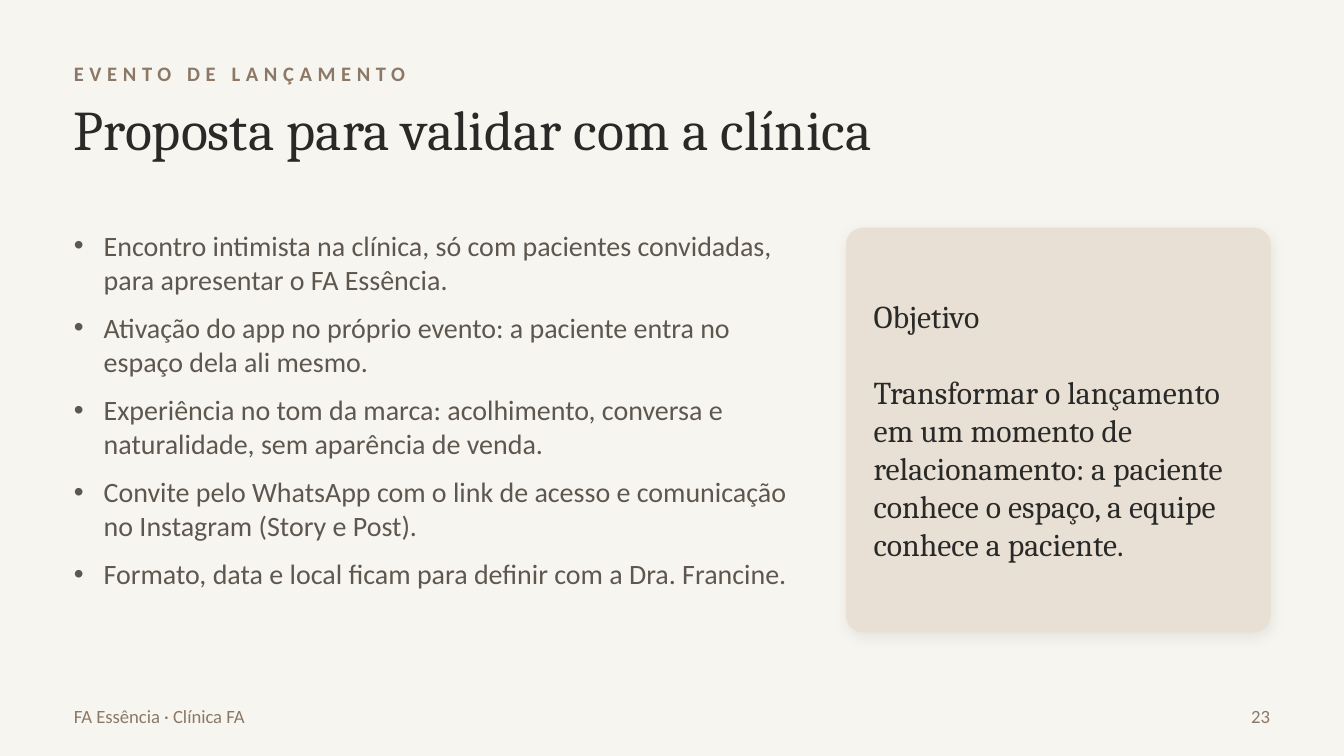
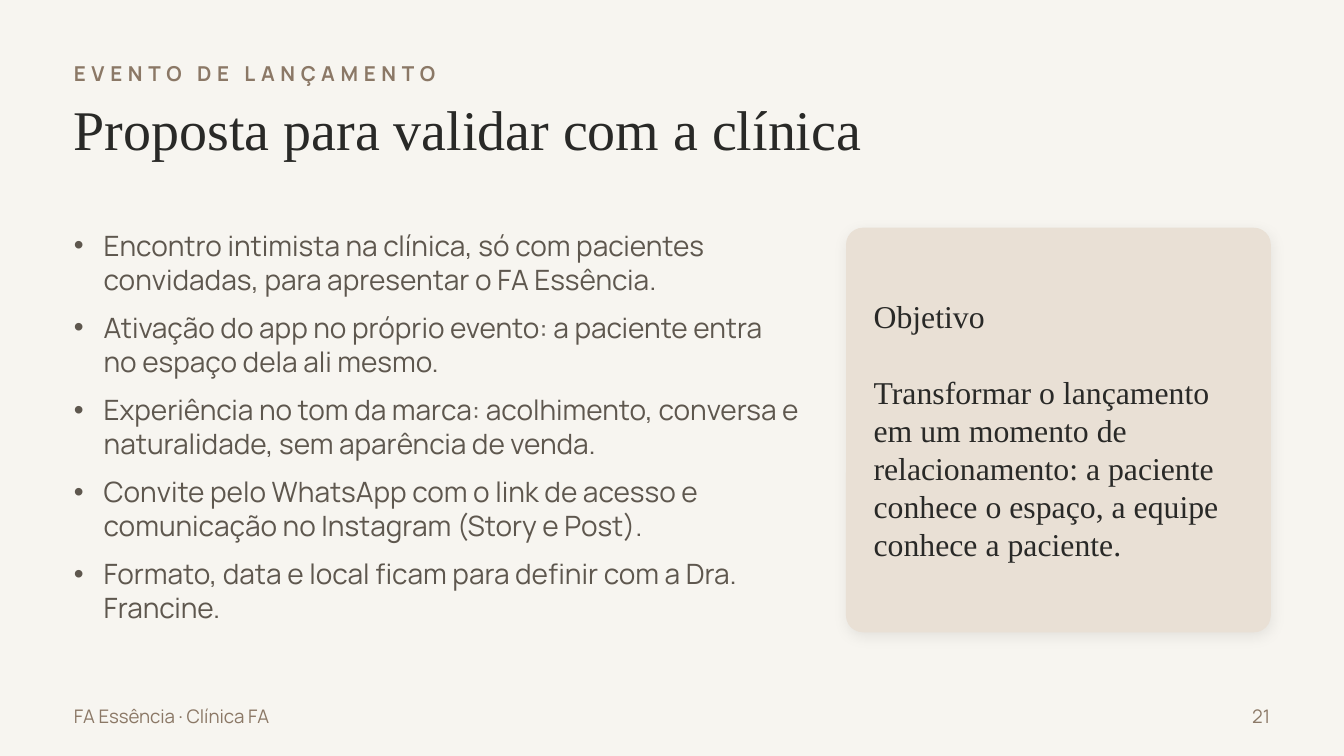
Before and after one commit to joaogstrapa10-cell/strapa.ai, a slide deck: slide 21 of FA-Essencia-Apresentacao.pptx (slide 23 before the commit). Drawn at 1344x756 pixels with LibreOffice and Linux fonts; fonts in the diff are those of the drawing. Boxes give left, top, right and bottom in pixels: in the first picture for what was removed or moved away, otherwise in the second. Text is boxed around its words. In the diff, an @@ line names an element or a change of style, - is before the commit and + after.

```diff
--- a/FA-Essencia-Apresentacao.pptx
+++ b/FA-Essencia-Apresentacao.pptx
@@ text "Proposta para validar com a ..." at (74, 111, 861, 160): font Cambria to Times New Roman @@
@@ font Calibri to Manrope in 3 elements at (74, 708, 269, 723), (74, 66, 435, 86), (104, 234, 798, 619) @@
@@ text "Objetivo" at (874, 306, 1219, 563): font Cambria to Times New Roman @@
@@ text at (1252, 709, 1270, 723): text changed; font Calibri to Manrope @@
-23
+21
```
Also in this commit, not shown: 19 other slides changed, 2 slides added, 4 slides removed.
